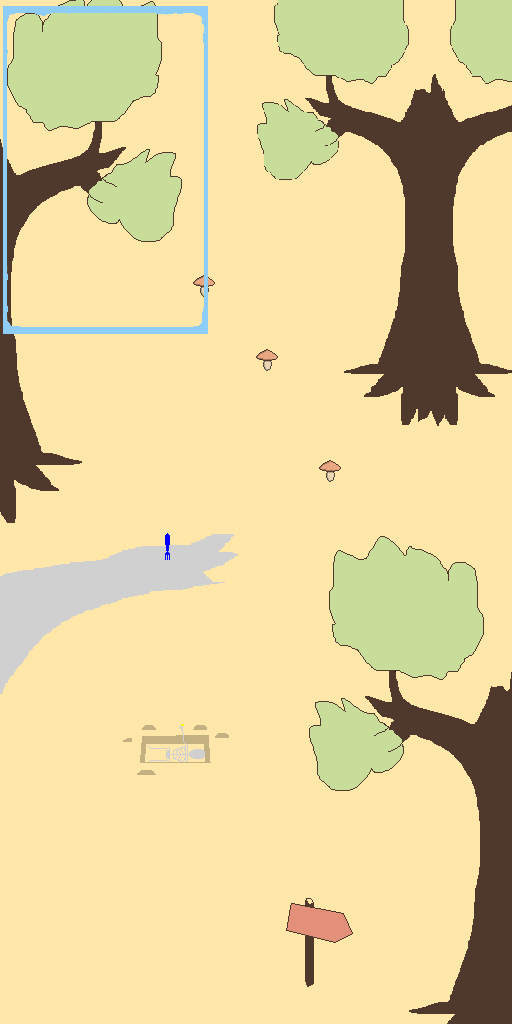
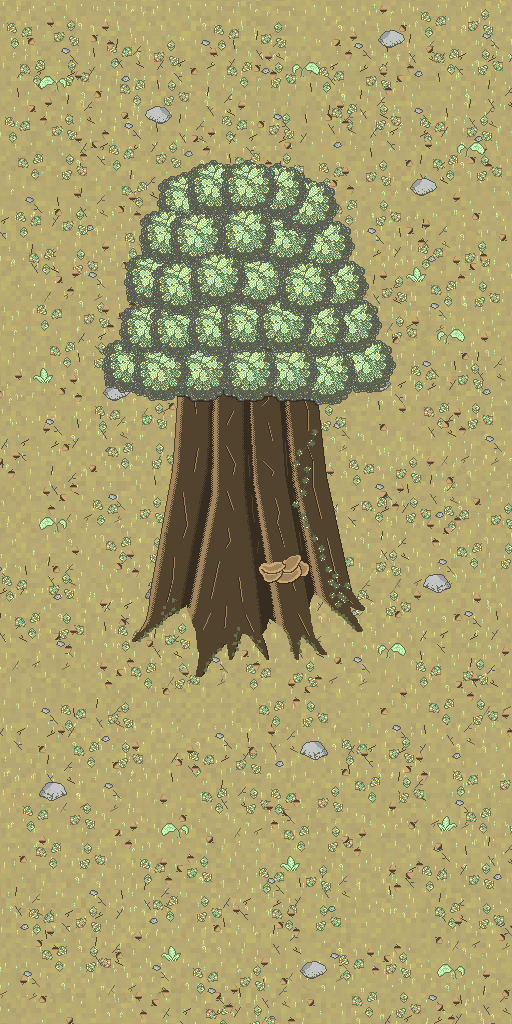
Layer changes from the first 512px x 1024px image to the second:
hid "Mask" over left=3, top=6, right=208, bottom=334
hid "Dry tree" over left=0, top=534, right=238, bottom=694
hid "Big tree" (1st of 2, in "Trees") over left=257, top=0, right=512, bottom=426
added group "Canopy" with 83 layers in group "Trees" over left=102, top=95, right=510, bottom=568
added group "merged" (1st of 2, in "Trees" › "Canopy") with 30 layers in group "Canopy" over left=102, top=160, right=396, bottom=405
added layer "Layer 1" in group "Trees" over left=258, top=429, right=351, bottom=608
added layer "big tree stem v2" in group "Trees" over left=132, top=315, right=365, bottom=677
renamed "Big tree" to "Big tree 1", hid it over left=0, top=0, right=182, bottom=523
hid "Big tree" (2nd of 2, in "Trees") over left=309, top=536, right=512, bottom=1024
hid group "Mushrooms" (3 layers) over left=193, top=275, right=341, bottom=482
added group "Ground" (1st of 2) with 38 layers over left=0, top=0, right=512, bottom=1024
added group "vegitation etc" with 18 layers in group "Ground" over left=33, top=62, right=485, bottom=979
added group "rocks" with 10 layers in group "Ground" over left=39, top=30, right=451, bottom=979
added group "floor" with 7 layers in group "Ground" over left=0, top=0, right=512, bottom=1024
added layer "acorns" in group "floor" over left=0, top=5, right=512, bottom=1024
added layer "leafs" in group "floor" over left=2, top=9, right=512, bottom=1024
added layer "sticks and stones" in group "floor" over left=0, top=31, right=512, bottom=1024
added layer "pixel filter copy" (85%) in group "floor" over left=0, top=0, right=512, bottom=1024
added layer "grass yellow" in group "floor" over left=0, top=0, right=512, bottom=1024
added layer "grass green" in group "floor" over left=0, top=2, right=512, bottom=1024
renamed "Background" to "Ground", moved it into group "floor", painted on it over left=0, top=0, right=512, bottom=1024
…and 60 more changes (57 added, 3 visibility)
